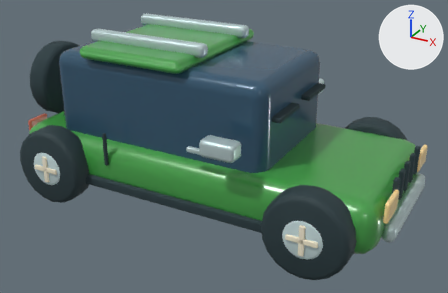
One commit to the glTF model public/models/jeep.glb: the scene before it, then after it.
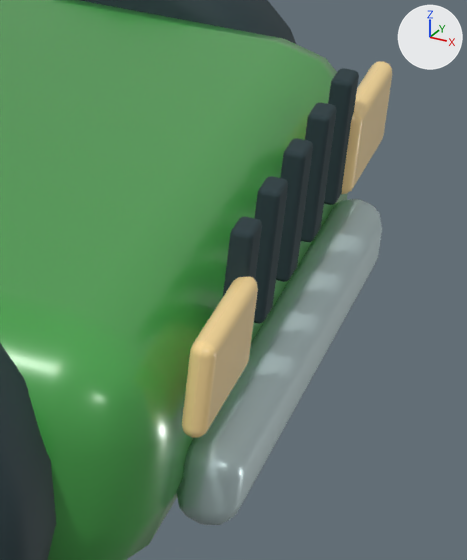
The first picture shows the older version from a 50 mm camera at (1.395, -2.465, 1.501) aimed at (0.05, -0.02, 0.279). The close-ups show the older and then the newer version on the part from 77% to 99% of the width and 45% to 85% of the height of that picture. Only the edits that show in the close-ups are written down. Every picture has the same lights, and +X, +Y and +Z are marked at upper right. Where no turn or scale is listed for an object, it has been applied to the vertices. Vertices at exactly the same position are counted once.

The scene before the commit, as lines of its bpy script (objects in view):
```python
me_cube_041 = bpy.data.meshes.new('Cube.041')
me_cube_041.from_pydata(...)  # 672 vertices, 1316 faces; spans x -0.31..1.22, y -0.31..0.71, z -0.66..0.03
me_cube_041.materials.append(mat_wheel_hubs)  # pale blue #c4d9da
me_cube_071 = bpy.data.meshes.new('Cube.071')
me_cube_071.from_pydata(...)  # 192 vertices, 376 faces; spans x -0.011..0.011, y -0.075..0.595, z -0.045..0.045
me_cube_071.materials.append(mat_headlamp)  # beige #ffdf9c
me_cylinder_008 = bpy.data.meshes.new('Cylinder.008')
me_cylinder_008.from_pydata(...)  # 1560 vertices, 3056 faces; spans x -0.06..1.92, y -0.43..0.43, z -0.35..0.2
me_cylinder_008.materials.append(mat_tyre_rubber)  # dark cyan #273b40
ob_headlamp_001 = bpy.data.objects.new('Headlamp.001', me_cube_071)
ob_headlamp_001.location = (0.935, -0.26, 0.3)
ob_tyre_rubber_001 = bpy.data.objects.new('Tyre rubber.001', me_cylinder_008)
ob_tyre_rubber_001.location = (-0.98, 0.0, 0.47)
ob_wheel_hubs_001 = bpy.data.objects.new('Wheel hubs.001', me_cube_041)
ob_wheel_hubs_001.location = (-0.25, -0.2, 0.8)
# also in view: 'Paint jeep' at (0.0, 0.0, 0.44); 'Rolling wheels.001' at (-0.005, 0.0, 0.19)
```
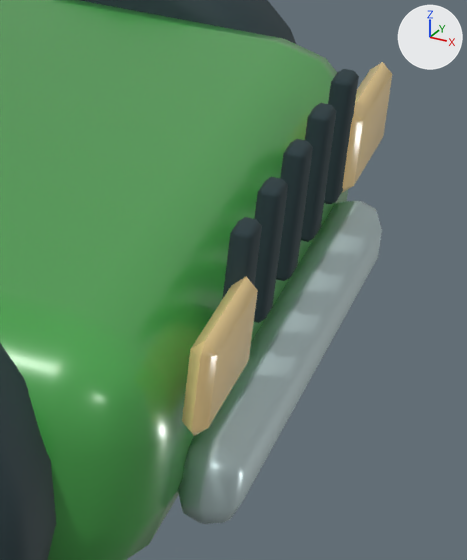
Pixel boxes (x1, y1, x2, y2) of what changed, in the close-ups (467 x 560 px):
'Wheel hubs.001', reshaped: before (177, 199, 382, 525); after (178, 201, 382, 524)
'Headlamp.001', reshaped: before (182, 61, 392, 438); after (182, 62, 392, 436)
part 1 of me_cube_041, cut back: before (177, 199, 382, 525); after (178, 464, 245, 522)
part 2 of me_cube_071, deleted (beige): before (182, 276, 258, 438)
part 3 of me_cube_071, deleted (beige): before (341, 61, 392, 194)

What changed in the scene script:
```text
Change me_cube_041:
    used by ob_wheel_hubs_001; location = (-0.25, -0.2, 0.8)
    remove me_cube_041.from_pydata(...)  # 672 vertices, 1316 faces; spans x -0.31..1.22, y -0.31..0.71, z -0.66..0.03
    add me_cube_041.from_pydata(...)  # 200 vertices, 372 faces; spans x -0.31..1.22, y -0.31..0.71, z -0.66..0.03
    me_cube_041 part 1: 48 vertices removed from x 1.17..1.21, y -0.08..0.48, z -0.66..-0.58; 8 vertices added at x 1.17..1.21, y -0.08..0.48, z -0.63..-0.61
    other edits to the shape of me_cube_041 do not show in these pictures
Change me_cube_071:
    used by ob_headlamp_001; location = (0.935, -0.26, 0.3)
    remove me_cube_071.from_pydata(...)  # 192 vertices, 376 faces; spans x -0.011..0.011, y -0.075..0.595, z -0.045..0.045
    add me_cube_071.from_pydata(...)  # 48 vertices, 88 faces; spans x -0.011..0.011, y -0.075..0.595, z -0.045..0.045
    me_cube_071 part 2: 72 vertices removed from x -0.01..0.01, y -0.074..0.074, z -0.044..0.044
    me_cube_071 part 3: 72 vertices removed from x -0.01..0.01, y 0.446..0.594, z -0.044..0.044
```
